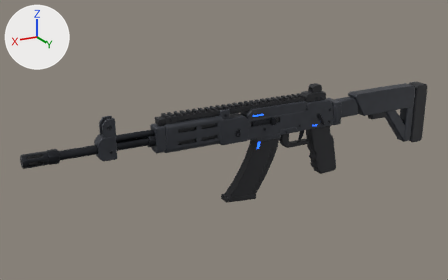
One commit to the Blender file art-source/weapons/Vandal.blend: the scene before it, then after it.
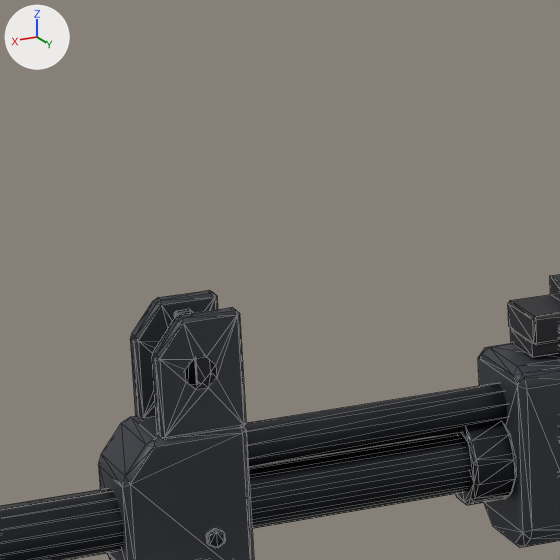
The first picture shows the older version from a 50 mm camera at (3.36, 4.34, 1.88) aimed at (0.93, -0.13, 0.13). The close-ups show the older and then the newer version on the part from 18% to 36% of the width and 26% to 56% of the height of that picture. Only the edits that show in the close-ups are written down. Lighting does not change. The marker at upper left points along +X, +Y and +Z. The close-ups show mesh edges as thin lines.

The first close-up shows 'Vandal_Barrel', 'Vandal_FrontSight', 'Vandal_Handguard', 'Vandal_Rail'.
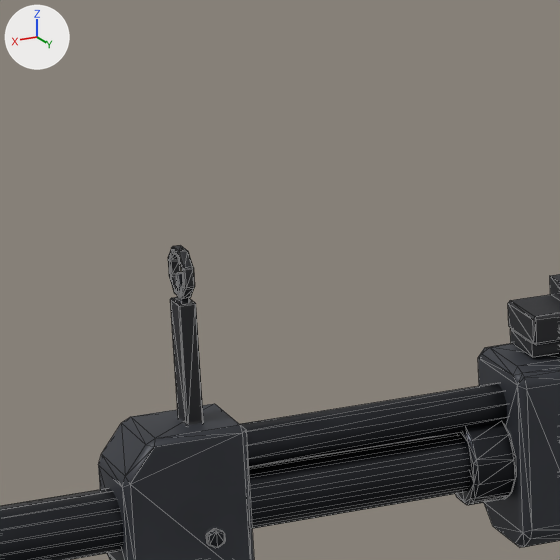
Boxes (x1, y1, x2, y2) around the edits, measured in the close-ups (560 x 560 px):
'Vandal_FrontSight', reshaped: before (98, 290, 254, 560); after (98, 245, 254, 560)
part 1 of me_vandal_frontsight, added: after (168, 245, 195, 299)
part 2 of me_vandal_frontsight, rebuilt: before (174, 309, 198, 384); after (176, 272, 190, 303)
part 3 of me_vandal_frontsight, added: after (170, 297, 203, 425)
part 4 of me_vandal_frontsight, deleted: before (130, 290, 218, 419)
part 5 of me_vandal_frontsight, deleted: before (152, 307, 246, 439)

Patch to the scene script:
```diff
--- a/art-source/weapons/Vandal.blend.py
+++ b/art-source/weapons/Vandal.blend.py
@@ me_vandal_frontsight @@
 # used by ob_vandal_frontsight; location = (0.0, 0.0, 0.0)
-me_vandal_frontsight.from_pydata(...)  # 188 vertices, 364 faces; spans x 1.95..2.096, y -0.05..0.058, z 0.195..0.521
+me_vandal_frontsight.from_pydata(...)  # 218 vertices, 420 faces; spans x 1.95..2.096, y -0.05..0.058, z 0.195..0.587
+# me_vandal_frontsight part 1: a new loose piece, a torus around x (ring radius 0.025, tube radius 0.006) spanning x 1.993..2.006, y -0.028..0.028, z 0.532..0.587, in mat_body_dark (its picture is missing)
+# me_vandal_frontsight part 2: the loose piece of 24 vertices spanning x 1.99..2.009, y -0.007..0.007, z 0.384..0.515 is rebuilt with 26 vertices and now spans x 1.993..2.006, y -0.008..0.008, z 0.384..0.56
+# me_vandal_frontsight part 3: a new loose piece of 24 vertices spanning x 1.99..2.01, y -0.016..0.016, z 0.384..0.527, in mat_body_dark (its picture is missing)
+# me_vandal_frontsight part 4: the loose piece of 46 vertices spanning x 1.95..2.049, y -0.048..-0.028, z 0.384..0.521 is deleted
+# me_vandal_frontsight part 5: the loose piece of 46 vertices spanning x 1.95..2.049, y 0.028..0.048, z 0.384..0.521 is deleted
 me_vandal_frontsight.materials.append(mat_body_panel)
```
